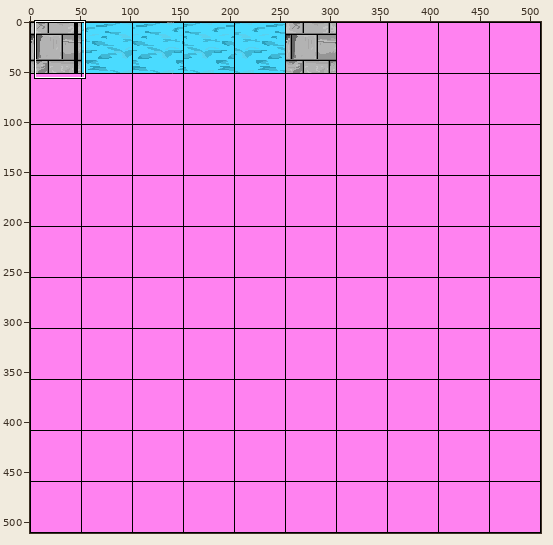
A sprite sheet gets an edit: Marchgame/org.opengl.setupclasses/images/LAND2.png. The picture above shows the old version from afar; the outline marks the close-up.
Close-up. First the earlier version:
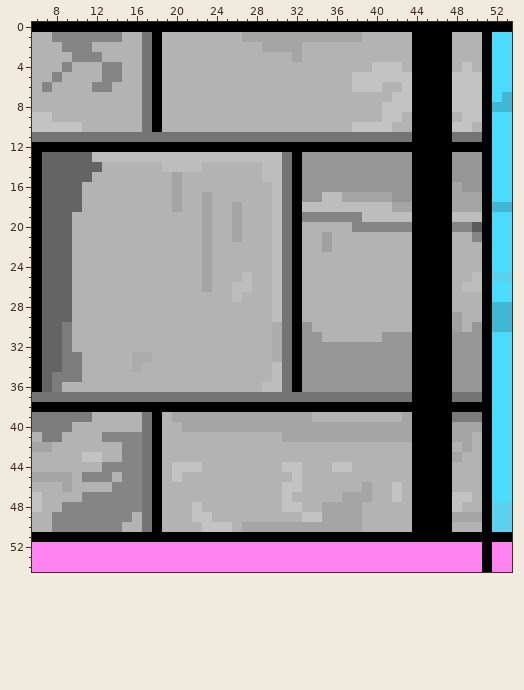
The file is 511x511 pixels. Colours within 5 levels of each other are drawn and written as one. Shown: x 6..53, y 0..54.
Now the later version:
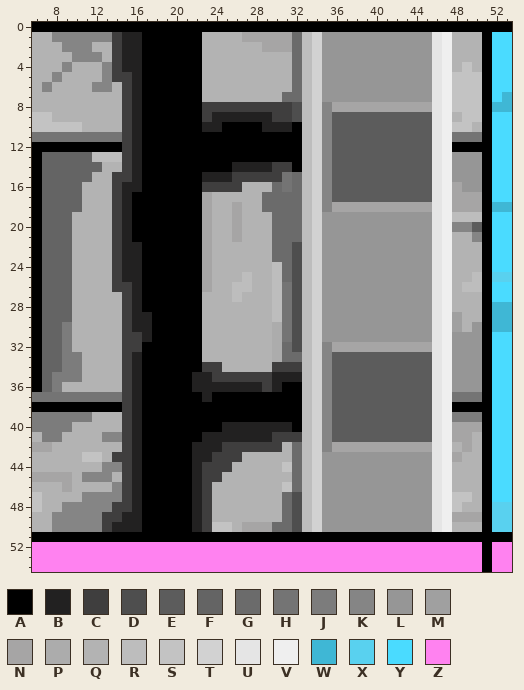
Palette (. is transparent): A #000000  B #222121  C #3f3e3e  D #4e4e4e  E #5c5c5c  F #646464  G #6b6b6b  H #747474  J #7c7c7c  K #858585  L #969696  M #a0a0a0  N #a6a5a5  P #acacac  Q #b3b3b3  R #bdbdbd  S #c3c3c3  T #d2d2d2  U #e5e5e5  V #efefef  W #3fb7d5  X #59d1ef  Y #4adbff  Z #ff82f0
Log entry: finished graphics and started new enemy types
Change:
Changed rows in their new state; - is an unchanged pixel.
first column x 13:
 1 -CBBA-AAAA---------GRTLLLLLLLLLLLUV
 2 -CBBA-AAAA---------GRTLLLLLLLLLLLUV
 3 -CBBA-AAAA---------GRTLLLLLLLLLLLUV
 4 -CBBA-AAAA---------GRTLLLLLLLLLLLUV
 5 -CCBA-AAAA---------GRTLLLLLLLLLLLUV
 6 --CBA-AAAA---------GRTLLLLLLLLLLLUV
 7 --CBA-AAAA--------GGRTLLLLLLLLLLLUV
 8 --CBA-AAAACCCCCCCCCDRTKNNNNNNNNNNUV
 9 --CBA-AAAACBBBBBBCCDRTKEEEEEEEEEEUV
10 --CBA-AAAABBAAAABBBARTKEEEEEEEEEEUV
11 --CBAAAAAAAAAAAAAAAARTKEEEEEEEEEEUV
12 --CB----------------RTKEEEEEEEEEEUV
13 --CBAAAAAAAAAAAAAAA-RTKEEEEEEEEEEUV
14 --CBAAAAAAAAABBBBCC-RTKEEEEEEEEEEUV
15 -CCBAAAAAABBBCCCCC-GRTKEEEEEEEEEEUV
16 -CBBAAAAAACCCC---G-GRTKEEEEEEEEEEUV
17 -CBAAAAAAA------GGGGRTKEEEEEEEEEEUV
18 -CBAAAAAAA------GGGG-TKNNNNNN--NNUV
19 -CBAAAAAAA-------GGGRTLLLLLLLLLLLUV
20 -CBAAAAAAA-------GGGRTLLLLLLLLLLLUV
21 -CBAAAAAAA-------GGGRTLLLLLLLLLLLUV
22 -CBBAAAAAA-------GGDRTLLLLLLLLLLLUV
23 -CBBAAAAAA-------GGDRTLLLLLLLLLLLUV
24 -CBBAAAAAA--------GDRTLLLLLLLLLLLUV
25 -CBBAAAAAA--------GDRTLLLLLLLLLLLUV
26 -CCBAAAAAA---------DRTLLLLLLLLLLLUV
27 --CBAAAAAA---------DRTLLLLLLLLLLLUV
28 --CBAAAAAA---------DRTLLLLLLLLLLLUV
29 --CBBAAAAA---------DRTLLLLLLLLLLLUV
30 --CBBAAAAA---------DRTLLLLLLLLLLLUV
31 --CCBAAAAA---------DRTLLLLLL---LLUV
32 --CCAAAAAA--------GDRTKNNNNNNNNNNUV
33 --CBAAAAAA--------GGRTKEEEEEEEEEEUV
34 --CBAAAAAACC-----CCCRTKEEEEEEEEEEUV
35 --CBAAAAABBCCCCCCBBBRTKEEEEEEEEEEUV
36 --CBAAAAABBBBBBBCBA-RTKEEEEEEEEEEUV
37 --CBAAAAAABAAAAAAAAARTKEEEEEEEEEEUV
38 --CB----------------RTKEEEEEEEEEEUV
39 --CBA-AAAAAAAAAAAAAARTKEEEEEEEEEEUV
40 --CBA-AAAAAABBBBBBBARTKEEEEEEEEEEUV
41 --CBA-AAAABBBBBBBCCCRTKEEEEEEEEEEUV
42 --CBA-AAABBBCCCCCC-GRTKNNNNNNNNNNUV
43 -CCBA-AAABBCCC-----GRTLLLLLLLLLLLUV
44 --CBA-AAABCCC------GRTLLLLLLLLLLLUV
45 --CBA-AAABCC-------GRTLLLLLLLLLLLUV
46 --CBA-AAABC--------GRTLLLLLLLLLLLUV
47 --CBA-AAABC-------GDRTLLLLLLLLLLLUV
48 -CCBA-AAABC-------GDRTLLLLLLLLLLLUV
49 CCBBA-AAABC-------GDRTLLLLLLLLLLLUV
50 CBBBA-AAABC------GGDRTLLLLLLLLLLLUV
Pixel boxes of the changes (left, top, right, bottom) in both close-ups:
changed: (102, 32, 452, 532)
